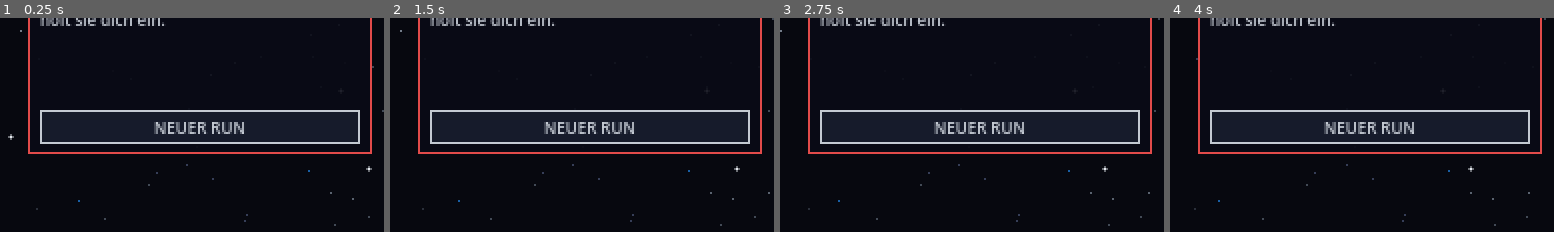
Above: before the commit, frames 1-4 (left to right).
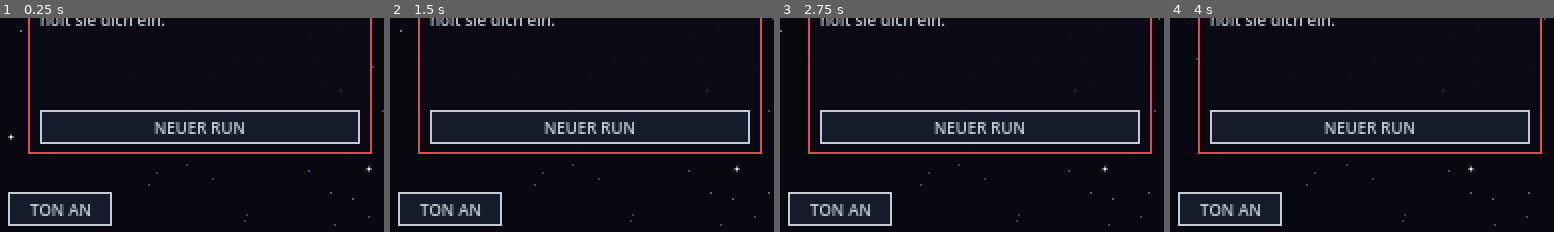
Above: after the commit, the same moments.

Repository: fkroczak/Driftline
Game: Godot game, scene res://scenes/title.tscn
The game is run twice, just before and just after one commit, with the same random seed, the same clock (stepped at 60 frames per second) and the same inputs.
Inputs (mouse positions are % of the whole screen's width and height, from its top left):
- Up to frame 1 (0.25 s): no input
- Up to frame 2 (1.5 s): tap Enter at 0.5 s; drag from (50, 50) to (60, 28) at 0.52 s; drag from (30, 55) to (45, 70) at 1.27 s
- Up to frame 3 (2.75 s): move the mouse to (60, 28) at 2.02 s; click (60, 28) at 2.17 s
- Up to frame 4 (4 s): drag from (45, 70) to (20, 35) at 2.77 s; move the mouse to (80, 65) at 3.52 s; click (80, 65) at 3.67 s; tap Space at 3.77 s
The pictures show only the part of the screen within x 0-50%, y 50-100%; the shares and areas given below are measured in that part.

The runs differ from the first frame. In frame 1, 4.3% of the frame differs, in the area x 2-30%, y 81-98%; in frame 2, 4.3%; in frame 3, 4.3%; in frame 4, 4.3%.

Commit message:
Soundeffekte für alle Situationen
48 prozedural erzeugte Effekte (tools/sfxgen, nur numpy) für Waffen,
Einschläge, Schäden an Bord, Warnungen, Sprung, Karte, Bedienung und
Ergebnisse, dazu Schiffsbrummen und Feuerprasseln als Schleifen.
Autoload Sfx spielt sie ab; Ton aus/an im Hauptmenü.

Co-Authored-By: Claude Opus 5.5 <noreply@anthropic.com>
Claude-Session: https://claude.ai/code/session_01U2KC5mW85e6q2r2UPixYhe

Diff:
--- a/game/project.godot
+++ b/game/project.godot
@@ -15,6 +15,7 @@
 [autoload]
 
 Game="*res://scripts/game.gd"
+Sfx="*res://scripts/sfx.gd"
 
 [display]
 
--- a/game/scripts/game.gd
+++ b/game/scripts/game.gd
@@ -71,6 +71,7 @@
 
 
 func to_title() -> void:
+	Sfx.stop_loops()
 	get_tree().change_scene_to_file(TITLE_SCENE)
 
 
--- /dev/null
+++ b/game/scripts/sfx.gd
@@ -0,0 +1,144 @@
+extends Node
+## Autoload „Sfx“: spielt die Soundeffekte aus res://assets/sfx/ (erzeugt mit tools/sfxgen).
+##
+## - play(name): kurzer Effekt. Mehrere Stimmen gleichzeitig; derselbe Effekt kurz hintereinander
+##   wird ausgedünnt, damit Salven und Explosionsketten nicht übersteuern.
+## - loop(name, level): Dauerklang (Brummen, Feuer) mit Pegel 0..1, weich ein- und ausgeblendet.
+## - muted: Ton aus/an, gespeichert in user://settings.json.
+
+const DIR := "res://assets/sfx/"
+const SETTINGS_PATH := "user://settings.json"
+const VOICES := 16
+## Derselbe Effekt frühestens nach so vielen Millisekunden erneut.
+const MIN_GAP_MS := 45
+## Pegel von Schleifen bei level = 1.
+const LOOP_DB := -8.0
+const LOOP_FADE := 2.5  # Pegeländerung je Sekunde (linear, 0..1)
+
+var muted := false:
+	set(value):
+		muted = value
+		AudioServer.set_bus_mute(0, muted)
+		_save_settings()
+
+var _streams := {}
+var _players: Array[AudioStreamPlayer] = []
+var _next := 0
+var _last := {}  # Name -> Zeit in ms
+var _loops := {}  # Name -> {player, level, target}
+
+
+func _ready() -> void:
+	process_mode = Node.PROCESS_MODE_ALWAYS
+	for i in VOICES:
+		var p := AudioStreamPlayer.new()
+		add_child(p)
+		_players.append(p)
+	_load_settings()
+
+
+## Spielt einen Effekt. vary: zufällige Tonhöhenabweichung (±), damit Wiederholungen lebendig klingen.
+func play(sound: String, volume_db := 0.0, pitch := 1.0, vary := 0.04) -> void:
+	var stream := _stream(sound)
+	if stream == null:
+		return
+	var now := Time.get_ticks_msec()
+	if now - int(_last.get(sound, -100000)) < MIN_GAP_MS:
+		return
+	_last[sound] = now
+	var p := _free_player()
+	p.stream = stream
+	p.volume_db = volume_db
+	p.pitch_scale = maxf(pitch * (1.0 + randf_range(-vary, vary)), 0.05)
+	p.play()
+
+
+## Dauerklang auf Pegel 0..1 bringen (0 blendet aus und hält an).
+func loop(sound: String, level: float) -> void:
+	level = clampf(level, 0.0, 1.0)
+	if not _loops.has(sound):
+		if level <= 0.0:
+			return
+		var stream := _stream(sound)
+		if stream == null:
+			return
+		if stream is AudioStreamWAV:
+			var wav := stream as AudioStreamWAV
+			if wav.loop_mode == AudioStreamWAV.LOOP_DISABLED:
+				wav.loop_mode = AudioStreamWAV.LOOP_FORWARD
+				wav.loop_begin = 0
+				wav.loop_end = int(wav.get_length() * wav.mix_rate)
+		var p := AudioStreamPlayer.new()
+		p.stream = stream
+		p.volume_db = -80.0
+		add_child(p)
+		p.play()
+		_loops[sound] = {"player": p, "level": 0.0, "target": level}
+		return
+	_loops[sound].target = level
+
+
+## Alle Dauerklänge ausblenden (z. B. beim Wechsel ins Hauptmenü).
+func stop_loops() -> void:
+	for sound: String in _loops:
+		_loops[sound].target = 0.0
+
+
+## Beim Beenden alles anhalten, sonst hält der Audioserver laufende Schleifen fest.
+func _exit_tree() -> void:
+	for p in _players:
+		p.stop()
+		p.stream = null
+	for sound: String in _loops:
+		var p: AudioStreamPlayer = _loops[sound].player
+		p.stop()
+		p.stream = null
+	_loops.clear()
+	_streams.clear()
+
+
+func _process(delta: float) -> void:
+	for sound: String in _loops.keys():
+		var l: Dictionary = _loops[sound]
+		l.level = move_toward(l.level, l.target, LOOP_FADE * delta)
+		var p: AudioStreamPlayer = l.player
+		if l.level <= 0.0 and l.target <= 0.0:
+			p.queue_free()
+			_loops.erase(sound)
+			continue
+		p.volume_db = LOOP_DB + linear_to_db(l.level)
+
+
+func _stream(sound: String) -> AudioStream:
+	if not _streams.has(sound):
+		var path := DIR + sound + ".wav"
+		_streams[sound] = load(path) if ResourceLoader.exists(path) else null
+		if _streams[sound] == null:
+			push_warning("Sfx: %s fehlt" % path)
+	return _streams[sound]
+
+
+## Freie Stimme, sonst die älteste (reihum).
+func _free_player() -> AudioStreamPlayer:
+	for i in VOICES:
+		var p := _players[(_next + i) % VOICES]
+		if not p.playing:
+			_next = (_next + i + 1) % VOICES
+			return p
+	var p := _players[_next]
+	_next = (_next + 1) % VOICES
+	return p
+
+
+func _load_settings() -> void:
+	if not FileAccess.file_exists(SETTINGS_PATH):
+		return
+	var data: Variant = JSON.parse_string(FileAccess.get_file_as_string(SETTINGS_PATH))
+	if data is Dictionary:
+		muted = bool((data as Dictionary).get("muted", false))
+
+
+func _save_settings() -> void:
+	var f := FileAccess.open(SETTINGS_PATH, FileAccess.WRITE)
+	if f:
+		f.store_string(JSON.stringify({"muted": muted}))
--- a/game/scripts/ship_screen.gd
+++ b/game/scripts/ship_screen.gd
@@ -50,6 +50,13 @@
 ## Selbst pausiert (bleibt, bis man fortsetzt) oder automatisch pausiert (endet mit dem Befehl).
 var _manual_pause := false
 var _auto_paused := false
+## Für Sounds: Waffen bereit, Antrieb bereit, letzte Hüllenwarnung.
+var _weapons_ready: Array[bool] = []
+var _jump_was_ready := false
+var _hull_alarm_at := -100.0
+## Sound je Waffe (Spieler: so wie es ist, Gegner: tiefer und leiser).
+const WEAPON_SOUNDS := {"pulslaser": "laser_pulse", "schwerer_laser": "laser_heavy", "bordkanone": "cannon"}
+const HULL_ALARM := 0.3
 
 @onready var starfield: Starfield = $Starfield
 @onready var world: Node2D = $World
@@ -104,6 +111,7 @@
 	power_panel.system_tapped.connect(_on_system_tapped)
 	door_panel.changed.connect(_show_hint)
 	help_button.pressed.connect(func() -> void: legend.visible = true)
+	Sfx.loop("ship_hum", 1.0)
 	jump_button.jump_requested.connect(_on_jump_requested)
 	map_button.pressed.connect(func() -> void: _open_map())
 	pause_button.toggled_pause.connect(_toggle_pause)
@@ -116,7 +124,9 @@
 		map_view.selected = -1
 		map_view.hint = _map_hint())
 	map_view.distress_pressed.connect(_on_distress)
-	map_view.closed.connect(_close_map)
+	map_view.closed.connect(func() -> void:
+		Sfx.play("map_close")
+		_close_map())
 	get_viewport().size_changed.connect(_layout)
 	_layout()
 	_on_selection_changed(null, -1)
@@ -141,11 +151,13 @@
 		if run.last_reward != "":
 			text += "\nBeute: " + run.last_reward
 		_show_banner_text(text + "\nSprung ins nächste Universum …", SECTOR_DELAY)
+		Sfx.play("sector_clear")
 		get_tree().create_timer(SECTOR_DELAY).timeout.connect(_sector_jump)
 		return
 	if not run.dialog.is_empty():
 		_phase = "ruhe"
 		dialog.show_dialog(run.dialog)
+		Sfx.play("dialog_open")
 		return
 	if run.needs_battle():
 		_start_battle()
@@ -169,7 +181,10 @@
 	enemy_view.visible = true
 	_layout()
 	var who := enemy.layout.display_name
+	_weapons_ready.clear()
+	Sfx.play("warp_in", -3.0, 0.85)
 	if run.hunter_battle:
+		Sfx.play("alarm")
 		_show_hint("Die Jäger haben euch eingeholt: %s!" % who, 3.0)
 	else:
 		_show_hint("Feindkontakt: %s" % who, 3.0)
@@ -200,6 +215,7 @@
 	var why := jump_button.reason()
 	if why != "" and why != "kein Treibstoff":
 		jump_button.deny()
+		Sfx.play("ui_deny")
 		match why:
 			"Pilot?":
 				_show_hint("Sprung: Jemand muss ins Cockpit")
@@ -214,6 +230,7 @@
 func _open_map() -> void:
 	if _phase in ["warp", "ende"]:
 		return
+	Sfx.play("map_open")
 	map_view.refresh()
 	map_view.can_jump = state.jump_ready()
 	map_view.hint = _map_hint()
@@ -247,6 +264,7 @@
 func _on_map_node(id: int) -> void:
 	var can := map_view.reachable(id)
 	if not can:
+		Sfx.play("ui_deny" if id != run.current else "ui_click")
 		map_view.selected = id if run.node().links.has(id) else -1
 		if id == run.current:
 			map_view.hint = "Hier ist das Schiff gerade"
@@ -266,6 +284,7 @@
 	if map_view.selected != id:
 		map_view.selected = id
 		map_view.hint = "Nochmal antippen: springen" + (" · Achtung, Jäger!" if run.is_overrun(id) else "")
+		Sfx.play("map_select")
 		return
 	_jump(id)
 
@@ -294,6 +313,7 @@
 	map_view.ship_from = from
 	map_view.ship_to = id
 	map_view.hint = "Sprung …"
+	Sfx.play("map_travel")
 	var tween := create_tween()
 	tween.tween_method(map_view.set_ship_t, 0.0, 1.0, MAP_JUMP_TIME)
 	tween.tween_callback(func() -> void:
@@ -322,6 +342,7 @@
 
 ## Abflug: Blase baut sich auf, Schiff leuchtet, schießt nach rechts davon, Sterne werden zu Streifen.
 func _warp_out(done: Callable) -> void:
+	Sfx.play("warp_out", 0.0, 1.0, 0.0)
 	ship_view.select(null)
 	var e := ship_view.shield_ellipse()
 	effects.warp_bubble(ship_view, e[0], e[1], WARP_OUT * 0.6, true)
@@ -340,6 +361,7 @@
 	ship_view.position = _ship_base - Vector2(get_viewport_rect().size.x * 0.8, 0)
 	ship_view.modulate = Color(1.6, 1.7, 2.0, 1.0)
 	starfield.warp = 1.0
+	Sfx.play("warp_in", 0.0, 1.0, 0.0)
 	var e := ship_view.shield_ellipse()
 	var tween := create_tween()
 	tween.tween_property(warp_flash, "color", Color(0.85, 0.9, 1.0, 0.0), 0.3)
@@ -354,6 +376,7 @@
 
 
 func _on_choice(index: int) -> void:
+	Sfx.play("dialog_choice")
 	run.choose(index)
 	Game.save()
 	if not run.dialog.is_empty():
@@ -368,6 +391,7 @@
 
 func _on_distress() -> void:
 	if run.send_distress():
+		Sfx.play("distress")
 		Game.save()
 		_close_map()
 		dialog.show_dialog(run.dialog)
@@ -384,13 +408,16 @@
 	if is_paused():
 		_manual_pause = false
 		_auto_paused = false
+		Sfx.play("resume")
 	else:
 		_manual_pause = true
+		Sfx.play("pause")
 	_apply_pause()
 
 
 func _toggle_auto_pause() -> void:
 	pause_button.auto_pause = not pause_button.auto_pause
+	Sfx.play("ui_click")
 	if not pause_button.auto_pause and _auto_paused:
 		_auto_paused = false
 		_apply_pause()
@@ -503,6 +530,7 @@
 	_update_info()
 	_place_crew_card()
 	enemy_view.show_jump = battle != null and battle.enemy_fleeing
+	_update_sound_loops()
 	if legend.visible or is_paused() or dialog.visible or map_view.visible or _phase == "ende":
 		return  # Spiel steht, Befehle gehen trotzdem
 	if battle:
@@ -512,6 +540,7 @@
 	elif _phase != "warp":
 		_update_peace(delta)
 	_update_explosions(delta)
+	_ready_sounds()
 	_ambient_effects(ship_view, delta)
 	if enemy_view.visible:
 		_ambient_effects(enemy_view, delta)
@@ -540,23 +569,29 @@
 	match e.type:
 		"target":
 			enemy_view.on_target_changed(e.weapon)
+			Sfx.play("target_lock" if e.room >= 0 else "power_down")
 		"fire_started":
 			var pos := _tile_pos(e)
+			Sfx.play("fire_start", _side_db(e.own_ship))
 			effects.explosion(pos, 0.3)
 			if e.own_ship:
 				effects.float_text(pos + Vector2(0, -6), "FEUER", Color("#EF9F27"))
 		"breach":
 			var pos := _tile_pos(e)
+			Sfx.play("breach", _side_db(e.own_ship))
 			if e.own_ship:
 				effects.float_text(pos + Vector2(0, -10), "HÜLLENBRUCH", Color("#85B7EB"))
 		"extinguished":
 			var pos := _tile_pos(e)
+			Sfx.play("extinguish", _side_db(e.own_ship) - 2.0)
 			for i in 5:
 				effects.puff(pos + Vector2(randf_range(-4, 4), randf_range(-3, 3)), Vector2(randf_range(-4, 4), randf_range(-14, -6)), Color("#A9B0BB"), 0.8, 3.0)
 		"breach_fixed":
+			Sfx.play("breach_fixed", _side_db(e.own_ship) - 2.0)
 			effects.sparkle(_tile_pos(e), Color("#85B7EB"))
 		"crew_died":
 			var pos := _tile_pos(e)
+			Sfx.play("crew_died", _side_db(e.own_ship))
 			effects.sparkle(pos, Color("#E24B4A"))
 			effects.float_text(pos + Vector2(0, -8), "%s gefallen" % e.name, Color("#F7C1C1"))
 			if e.own_ship:
@@ -566,6 +601,7 @@
 		"shield":
 			var b := effects.take_bolt(e.projectile)
 			var view := _defender(e)
+			Sfx.play("shield", _side_db(not e.from_player))
 			view.flash_shield()
 			if not b.is_empty():
 				effects.shield_ripple(b.edge, COLOR_SHIELD)
@@ -578,31 +614,74 @@
 			var pos: Vector2 = b.get("to", view.position + view.room_center(e.room))
 			effects.explosion(pos, e.damage)
 			effects.float_text(pos + Vector2(0, -8), "-%d" % e.damage, Color("#F7C1C1"))
+			Sfx.play("hit_hull", _side_db(not e.from_player) + (e.damage - 2) * 1.5)
 			if int(e.get("system_damage", 0)) > 0:
+				Sfx.play("hit_system", _side_db(not e.from_player) - 2.0)
 				view.flash_room(e.room)
 				effects.float_text(pos + Vector2(0, 2), "SYSTEM", Color("#FAC775"))
 			if not e.from_player:
 				_shake = maxf(_shake, 2.5 + e.damage * 1.5)
 				_red_flash = 0.12 + 0.05 * e.damage
+				_hull_warning()
 		"miss":
 			var b := effects.take_bolt(e.projectile)
 			if not b.is_empty():
 				var dir: Vector2 = (b.edge - b.from).normalized()
 				effects.stray(b.edge, dir, b.color, b.width)
+				Sfx.play("miss", _side_db(not e.from_player))
 				effects.float_text(b.edge + Vector2(0, -6), "AUSGEWICHEN", Color("#C4CAD3"))
 		"repaired":
 			var view := ship_view if e.own_ship else enemy_view
 			if e.room >= 0:
 				var pos := view.position + view.room_center(e.room)
 				effects.sparkle(pos, Color("#5DCAA5"))
+				Sfx.play("repaired", _side_db(e.own_ship) - (0.0 if e.own_ship else 4.0))
 				if e.own_ship:
 					effects.float_text(pos, "REPARIERT", Color("#5DCAA5"))
 		"destroyed":
 			_on_destroyed(e.own_ship, e.reason)
 		"enemy_flee":
+			Sfx.play("alarm")
 			_show_hint("Gegner lädt den Sprungantrieb! Antrieb oder Cockpit treffen", 4.0)
 		"enemy_jumped":
 			_on_enemy_jumped()
+
+
+## Ereignisse am Gegnerschiff etwas leiser als am eigenen.
+func _side_db(own_ship: bool) -> float:
+	return 0.0 if own_ship else -3.0
+
+
+## Warnton, wenn die eigene Hülle kritisch wird (höchstens alle paar Sekunden).
+func _hull_warning() -> void:
+	if state.max_hull <= 0 or state.hull <= 0:
+		return
+	if float(state.hull) / state.max_hull <= HULL_ALARM and _time - _hull_alarm_at > 6.0:
+		_hull_alarm_at = _time
+		Sfx.play("hull_low", 0.0, 1.0, 0.0)
+
+
+## Kurze Signale: Waffe geladen (im Kampf), Sprungantrieb bereit.
+func _ready_sounds() -> void:
+	if battle and battle.outcome == "":
+		_weapons_ready.resize(state.weapons.size())
+		for i in state.weapons.size():
+			var charged := state.weapons[i].is_ready()
+			if charged and not _weapons_ready[i]:
+				Sfx.play("weapon_ready")
+			_weapons_ready[i] = charged
+	var jump := state.jump_ready()
+	if jump and not _jump_was_ready and _phase in ["ruhe", "kampf"]:
+		Sfx.play("jump_ready")
+	_jump_was_ready = jump
+
+
+## Dauerklänge: Brummen des Schiffs, Prasseln je nach Zahl der Brände (eigene lauter).
+func _update_sound_loops() -> void:
+	var fires := float(state.fires.size())
+	if enemy and enemy_view.visible:
+		fires += enemy.fires.size() * 0.4
+	Sfx.loop("fire_loop", 0.0 if _phase == "ende" else minf(fires / 3.0, 1.0) * 0.9)
 
 
 ## Weltposition einer Kachel aus einem Schiffs-Ereignis (tile, own_ship).
@@ -666,6 +745,10 @@
 
 func _on_hatch_toggled(kind: String, open: bool) -> void:
 	if kind == "airlock":
+		Sfx.play("airlock_open" if open else "airlock_close")
+	else:
+		Sfx.play("door_open" if open else "door_close")
+	if kind == "airlock":
 		_show_hint("Luftschleuse " + ("offen – Raum verliert Luft" if open else "geschlossen"))
 	else:
 		_show_hint("Tür " + ("offen" if open else "geschlossen"))
@@ -707,6 +790,11 @@
 	var width := 1.0 + float(weapon.damage - 1)
 	effects.add_bolt(e.projectile, from, edge, to, color, width)
 	effects.muzzle(from, (edge - from).normalized(), color)
+	var sound: String = WEAPON_SOUNDS.get(weapon.id, "laser_pulse")
+	if e.from_player:
+		Sfx.play(sound)
+	else:
+		Sfx.play(sound, -4.0, 0.88)
 	if e.from_player:
 		weapon_panel.flash_fired(e.weapon)
 
@@ -739,6 +827,7 @@
 		tween.tween_callback(_battle_over.bind(outcome, reason))
 		return
 	var view := ship_view if own_ship else enemy_view
+	Sfx.play("ship_explode", 0.0 if own_ship else -1.0, 1.0, 0.0)
 	var rooms := view.state.layout.rooms.size()
 	for i in 10:
 		var pos := view.position + view.room_center(randi() % rooms) + Vector2(randf_range(-8, 8), randf_range(-8, 8))
@@ -758,6 +847,7 @@
 	ship_view.select(null)
 	weapon_panel.select(-1)
 	var e := enemy_view.shield_ellipse()
+	Sfx.play("warp_out", -4.0, 1.12, 0.0)
 	effects.warp_bubble(enemy_view, e[0], e[1], WARP_OUT * 0.6, true)
 	var tween := create_tween()
 	tween.tween_property(enemy_view, "modulate", Color(1.6, 1.7, 2.0, 1.0), WARP_OUT * 0.5)
@@ -801,6 +891,10 @@
 	_phase = "ruhe"
 	text += "\nCrew repariert · dann SPRUNG"
 	_show_banner_text(text, VICTORY_BANNER)
+	if outcome == "sieg":
+		Sfx.play("victory", 0.0, 1.0, 0.0)
+	if run.last_reward != "":
+		get_tree().create_timer(0.9).timeout.connect(func() -> void: Sfx.play("reward"))
 
 
 ## Banner, das von selbst wieder ausblendet (Antippen schließt es früher).
@@ -823,6 +917,8 @@
 	_phase = "ende"
 	_end_battle()
 	var text := ""
+	Sfx.loop("fire_loop", 0.0)
+	Sfx.play("run_complete" if run.result == "geschafft" else "defeat", 0.0, 1.0, 0.0)
 	if run.result == "geschafft":
 		text = "Alle %d Sektoren geschafft!\nDie Jäger haben das Nachsehen." % RunState.HUNT_SECTORS
 	else:
@@ -840,6 +936,7 @@
 		return
 	if _phase == "ende":
 		if _can_leave_at >= 0.0 and _time >= _can_leave_at:
+			Sfx.play("ui_click")
 			Game.run = null
 			Game.to_title()
 		return
@@ -859,6 +956,8 @@
 
 ## Die Crew-Infos erscheinen nur bei Auswahl über die Crew-Liste, nicht beim Antippen im Schiff.
 func _on_selection_changed(member: CrewMember, _room_idx: int) -> void:
+	if member and member != crew_panel.selected:
+		Sfx.play("crew_select")
 	crew_panel.selected = member
 	if member != _card_member:
 		_card_member = null
--- a/game/scripts/title_screen.gd
+++ b/game/scripts/title_screen.gd
@@ -44,6 +44,8 @@
 	var x0 := roundf((size.x - total) / 2.0)
 	for i in MODES.size():
 		_draw_card(Rect2(Vector2(x0 + i * (CARD.x + gap), 58), CARD), MODES[i])
+	var sound := "TON AUS" if Sfx.muted else "TON AN"
+	_button(Rect2(4, size.y - 21, 52, 17), sound, HudStyle.COLOR_DIM if Sfx.muted else HudStyle.COLOR_TEXT, "", "sound")
 	var version := "v" + str(ProjectSettings.get_setting("application/config/version", ""))
 	HudStyle.text(self, Vector2(size.x - HudStyle.text_width(version) - 4, size.y - 4), version, HudStyle.COLOR_DIM)
 
@@ -87,6 +89,10 @@
 	for b in _buttons:
 		if not (b.rect as Rect2).grow(2).has_point(event.position):
 			continue
+		Sfx.play("ui_click")
+		if b.action == "sound":
+			Sfx.muted = not Sfx.muted
+			return
 		if b.action == "continue":
 			Game.continue_run(b.mode)
 			Game.to_ship()
--- a/game/scripts/view/door_panel.gd
+++ b/game/scripts/view/door_panel.gd
@@ -52,10 +52,13 @@
 	if _doors_rect().grow(1).has_point(event.position):
 		var open := not state.any_door_open()
 		state.set_all_doors(open)
+		Sfx.play("door_open" if open else "door_close")
 		changed.emit("Alle Türen " + ("offen: Luft gleicht sich aus, Feuer kann wandern" if open else "zu"))
 	elif _locks_rect().grow(1).has_point(event.position):
 		if state.any_airlock_open():
 			state.close_airlocks()
+			Sfx.play("airlock_close")
 			changed.emit("Alle Schleusen zu")
 		else:
+			Sfx.play("ui_deny")
 			changed.emit("Schleusen öffnet man einzeln: gelbe Luke am Schiff antippen")
--- a/game/scripts/view/help_button.gd
+++ b/game/scripts/view/help_button.gd
@@ -23,5 +23,6 @@
 
 func _gui_input(event: InputEvent) -> void:
 	if event is InputEventMouseButton and event.pressed and event.button_index == MOUSE_BUTTON_LEFT:
+		Sfx.play("ui_click")
 		pressed.emit()
 		accept_event()
--- a/game/scripts/view/legend.gd
+++ b/game/scripts/view/legend.gd
@@ -63,5 +63,6 @@
 func _gui_input(event: InputEvent) -> void:
 	if event is InputEventMouseButton and event.pressed:
 		visible = false
+		Sfx.play("ui_click")
 		closed.emit()
 		accept_event()
--- a/game/scripts/view/power_panel.gd
+++ b/game/scripts/view/power_panel.gd
@@ -142,6 +142,7 @@
 	var id := _columns[col]
 	var ok := state.add_power(id) if add else state.remove_power(id)
 	system_tapped.emit(id, ok)
+	Sfx.play(("power_up" if add else "power_down") if ok else "ui_deny")
 	if ok:
 		if add:
 			_pop[id] = 0.2
--- a/game/scripts/view/ship_view.gd
+++ b/game/scripts/view/ship_view.gd
@@ -598,6 +598,7 @@
 
 
 func _finish_order(room: int) -> void:
+	Sfx.play("crew_order")
 	last_order = selected
 	_set_selection(null, room)
 
--- a/game/scripts/view/weapon_panel.gd
+++ b/game/scripts/view/weapon_panel.gd
@@ -153,16 +153,23 @@
 		return
 	if selected == idx:
 		select(-1)
+		Sfx.play("ui_click")
 		return
 	if not state.weapons[idx].powered and not state.set_weapon_wanted(idx, true):
 		_deny[idx] = 0.25
+		Sfx.play("ui_deny")
 		return
 	select(idx)
+	Sfx.play("weapon_select")
 
 
 func _toggle_power(idx: int) -> void:
 	var w := state.weapons[idx]
+	var was := w.powered
 	if not state.set_weapon_wanted(idx, not w.powered):
 		_deny[idx] = 0.25
-	elif selected == idx and not w.powered:
+		Sfx.play("ui_deny")
+		return
+	Sfx.play("power_down" if was else "power_up")
+	if selected == idx and not w.powered:
 		select(-1)
Not shown, added: game/assets/sfx/airlock_close.wav.import
Not shown, added: game/assets/sfx/airlock_open.wav.import
Not shown, added: game/assets/sfx/alarm.wav.import
Not shown, added: game/assets/sfx/breach.wav.import
Not shown, added: game/assets/sfx/breach_fixed.wav.import
Not shown, added: game/assets/sfx/cannon.wav.import
Not shown, added: game/assets/sfx/crew_died.wav.import
Not shown, added: game/assets/sfx/crew_order.wav.import
Not shown, added: game/assets/sfx/crew_select.wav.import
Not shown, added: game/assets/sfx/defeat.wav.import
Not shown, added: game/assets/sfx/dialog_choice.wav.import
Not shown, added: game/assets/sfx/dialog_open.wav.import
(and 85 more such lines)
